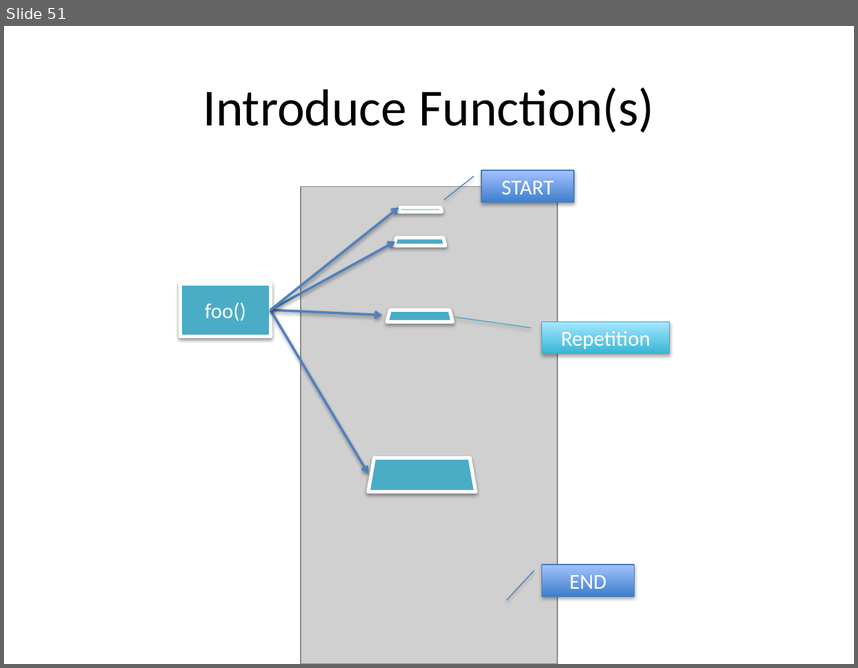
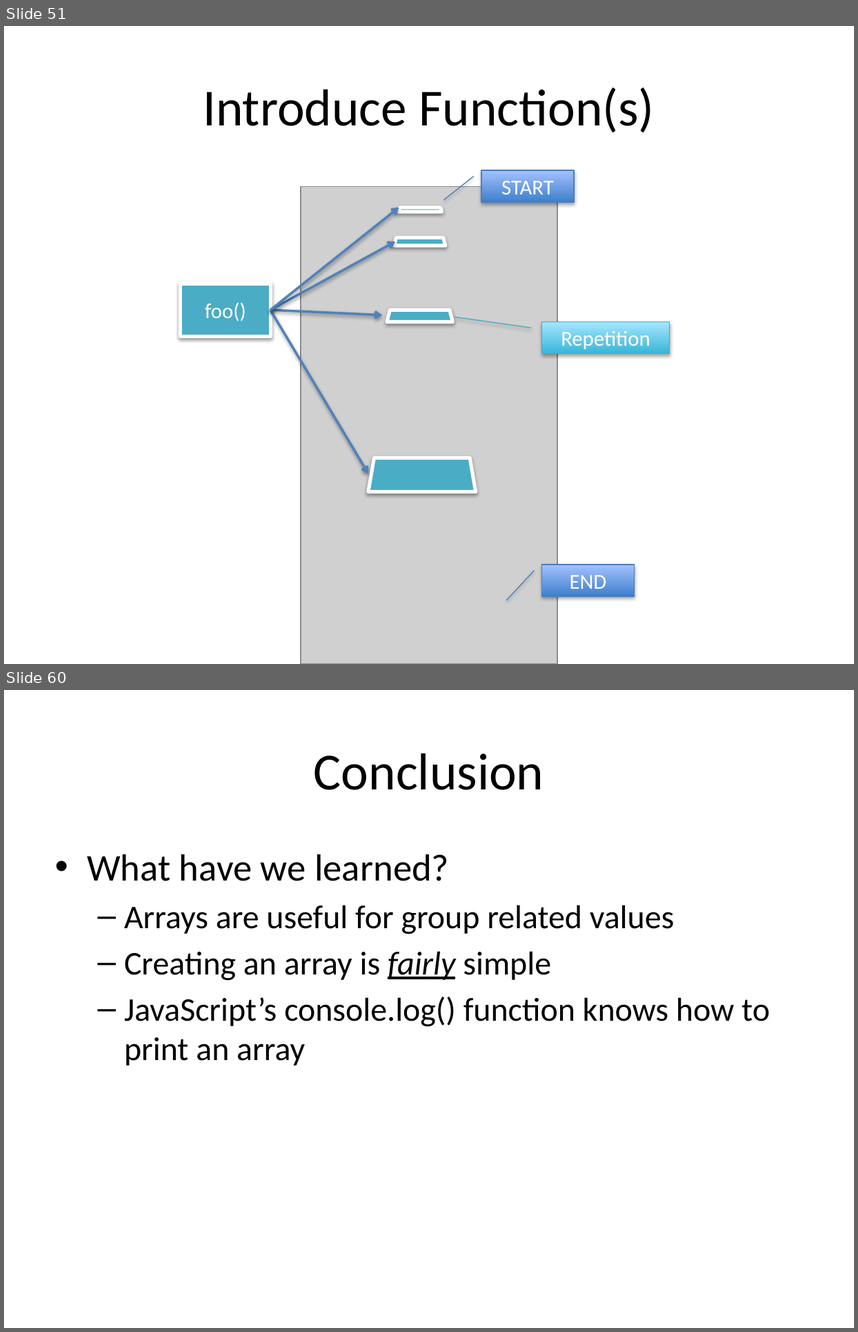
Before and after one commit to xiliax/web-programming-fundamentals, a slide deck: docs/learn-computer-programming.pptx. Shown one above the other, each under a label of ours: slide 51 before the commit, slides 51 and 60 after it; the slides between them are not shown. The pictures are 858x668 and 858x1332 pixels, drawn with LibreOffice and Linux fonts; fonts in the diff are those of the drawing; grey boxes stand for pictures. Boxes give left, top, right and bottom in pixels: in the first picture for what was removed or moved away, otherwise in the second. Text is boxed around its words. In the diff, an @@ line names an element or a change of style, - is before the commit and + after.

Commit message:
Slides and documentation update for c05s10 - Containers: Arrays

```diff
--- a/docs/learn-computer-programming.pptx
+++ b/docs/learn-computer-programming.pptx
@@ slide 60 added at (4, 690, 854, 1328), background #FFFFFF @@
@@ title added at (314, 753, 544, 790), 44 pt, text #000000 @@
+Conclusion
@@ text added at (87, 854, 770, 1065), 28 pt, text #000000 @@
+• What have we learned?
+  – Arrays are useful for group related values
+  – Creating an array is fairly simple
+  – JavaScript’s console.log() function knows how to print an array
```
Also in this commit, not shown: 2 slides changed, 8 other slides added, 1 slide removed, 9 other files.
